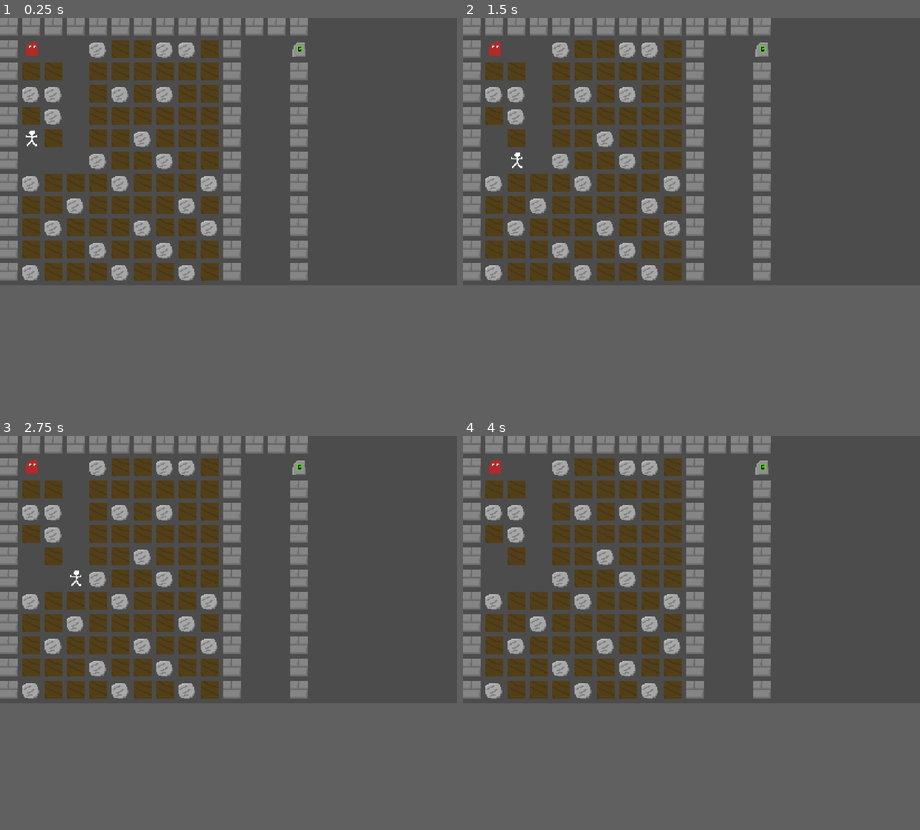
Above: before the commit, frames 1-4 (two rows, left to right).
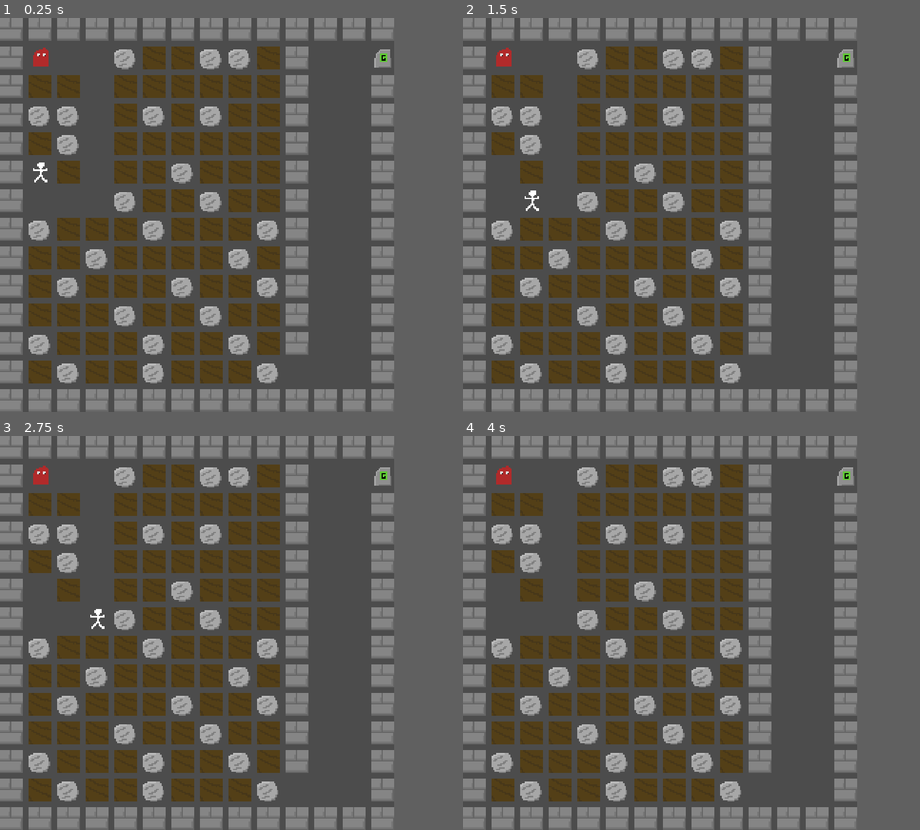
Above: after the commit, the same moments.

Repository: archfan7411/LD46
Game: Godot game, scene res://Level.tscn
Two runs of this game, one before a commit and one after it. Both use one fixed random seed, a clock stepped at 60 frames per second and the inputs below. The project has no main scene, so this scene is started directly.
Inputs:
- Up to frame 1 (0.25 s): no input
- Up to frame 2 (1.5 s): tap Enter at 0.5 s; hold D (right) 0.53-1.28 s; tap Space at 1.25 s; hold S (down) from 1.28 s (still down)
- Up to frame 3 (2.75 s): tap Enter at 2 s; release S (down) at 2.03 s; hold D (right) from 2.03 s (still down)
- Up to frame 4 (4 s): tap Space at 2.75 s; release D (right) at 2.78 s; hold W (up) 2.78-3.53 s; tap Enter at 3.5 s; hold A (left) from 3.53 s (still down)
In our replay, the window is 800x468 before the commit and 690x690 after it. These sizes can differ from the game's own. Grey fills any space a smaller window leaves; there, only what the larger window draws over its background counts as a difference.

The runs differ from the first frame. In frame 1, 45% of the frame differs, in the area x 0-87%, y 0-100%; in frame 2, 45%; in frame 3, 45%; in frame 4, 45%.

Commit message:
Set window size according to level size

Diff:
--- a/Level.gd
+++ b/Level.gd
@@ -1,4 +1,7 @@
 extends Node2D
+
+const SPACE = 50
+const BUFFER = 10
 
 var map_desc = {
 	" " : preload("res://Empty.tscn"), # empty
@@ -21,8 +24,9 @@
 		for x in range(len(lines[0])):
 			var tile_str = lines[y][x]
 			var new_instance = map_desc[tile_str].instance()
-			new_instance.global_position = Vector2(x * 50, y * 50)
+			new_instance.global_position = Vector2(x * SPACE, y * SPACE)
 			self.add_child(new_instance)
+	OS.window_size = Vector2((len(lines)*SPACE)-BUFFER, (len(lines[0])*SPACE)-BUFFER)
 
 # This doesn't seem to work, please fix.
 func _ready():
